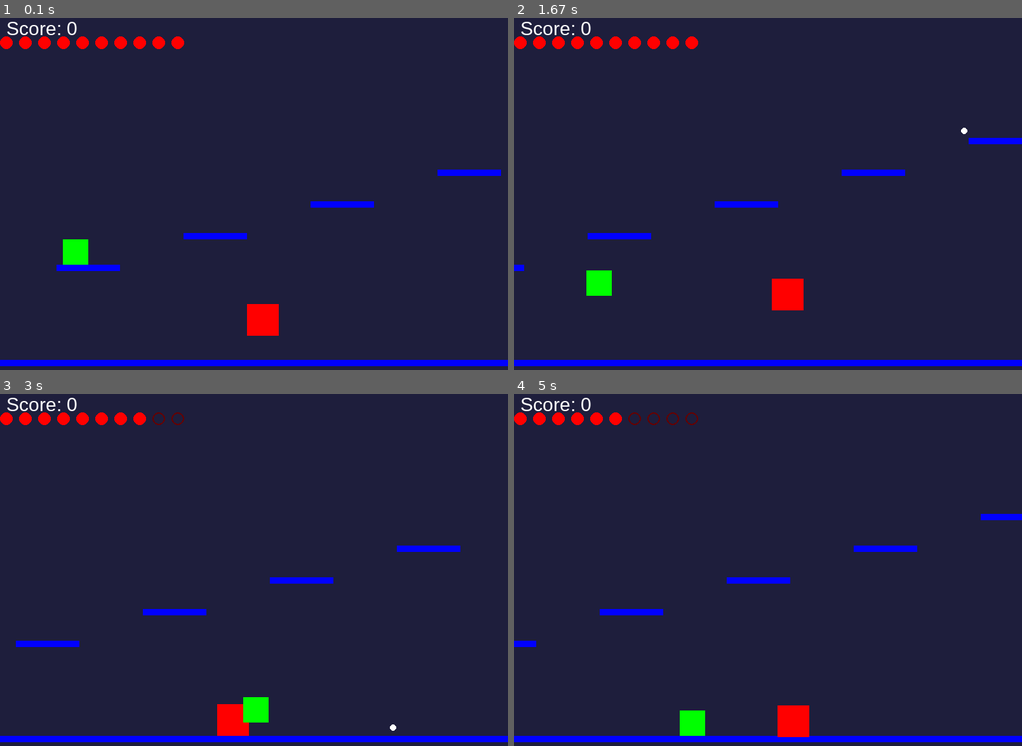
Above: before the commit, frames 1-4 (two rows, left to right).
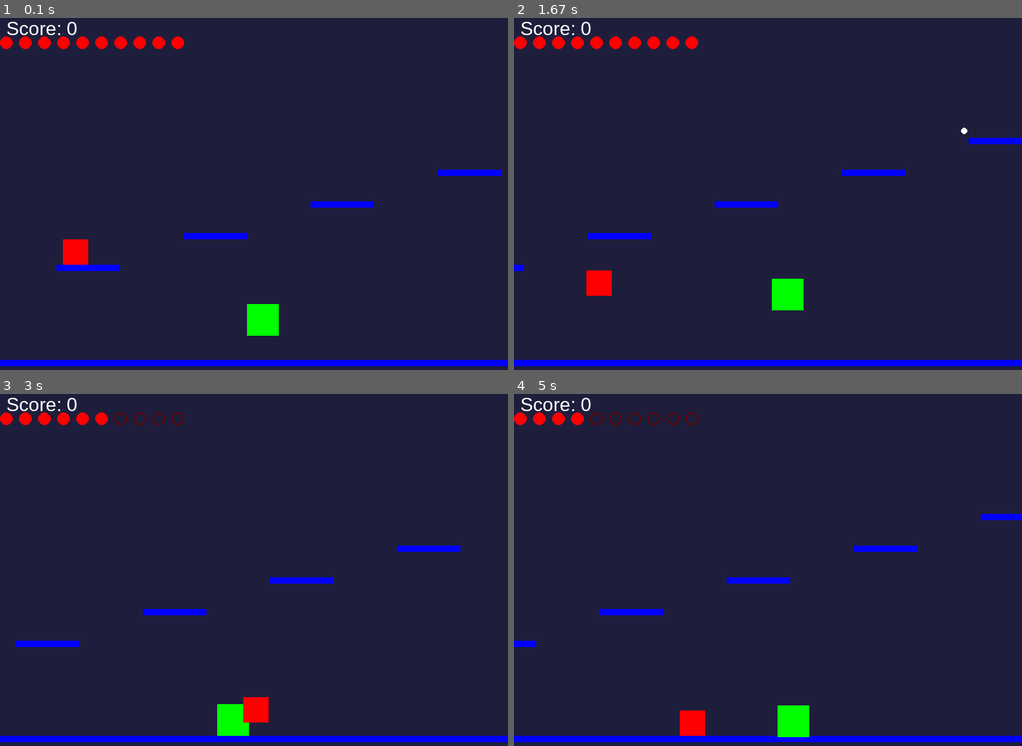
Above: after the commit, the same moments.

Repository: JalenBatten/bl-pygames
Game: pygame game, started from Galactic Quest/test.py
Same seed, same stepped clock (60 frames per second), same inputs: the game is played once before the commit and once after it.
Inputs (mouse positions are in pixels of both pictures, inside the frame that each line leads up to):
- Up to frame 1 (0.1 s): no input
- Up to frame 2 (1.67 s): hold D 0.33-0.8 s; move the mouse to (747, 218) at 0.37 s; click (930, 190) at 0.88 s; hold W 1.17-1.47 s; hold D from 1.5 s (still down)
- Up to frame 3 (3 s): release D at 1.97 s; hold A 2-2.53 s; hold A 2.57-2.97 s
- Up to frame 4 (5 s): hold W 3-3.37 s; hold D 3.4-4.03 s; hold A 4.07-4.53 s; hold D from 4.57 s (still down)

The runs differ from the first frame. In frame 1, 0.9% of the frame differs, in the area x 12-55%, y 62-91%; in frame 2, 0.9%; in frame 3, 1.0%; in frame 4, 1.1%, in the area x 15-59%, y 5-98%.

Commit message:
Galactic Quest 4-23-25

Diff:
--- a/Galactic Quest/test.py
+++ b/Galactic Quest/test.py
@@ -197,15 +197,13 @@
         if (e["rect"].x + e["rect"].width > cam_x and e["rect"].x < cam_x + WIDTH and
          e["rect"].y + e["rect"].height > cam_y and e["rect"].y < cam_y + HEIGHT):
 
-            # Check shooting cooldown
             if current_time - e["last_shot"] > 2500:  # Shoots every 2.5 seconds
                 ex, ey = e["rect"].center
                 angle = math.atan2(state["player_y"] - ey, state["player_x"] - ex)
                 vx = bullet_speed * math.cos(angle)
                 vy = bullet_speed * math.sin(angle)
-                state["bullets"].append([ex, ey, vx, vy, {"source": "enemy"}])
+                state["bullets"].append([ex, ey, vx, vy, "enemy"])  # ✅ Now it matches collision logic
                 e["last_shot"] = current_time
-
     for e in state["enemies"]:
         if e["rect"].colliderect(player_rect):
             if state["player_health"] > 0 and (pygame.time.get_ticks() - state["player_last_damage_time"] > damage_cooldown):
@@ -231,10 +229,10 @@
     screen.fill(DARK_BLUE)
     for p in platforms + [long_platform]:
         pygame.draw.rect(screen, BLUE, p.move(-cam_x, -cam_y))
-    pygame.draw.rect(screen, RED, player_rect.move(-cam_x, -cam_y))
-
-    for e in state["enemies"]:
-        pygame.draw.rect(screen, GREEN, e["rect"].move(-cam_x, -cam_y))
+    pygame.draw.rect(screen, GREEN, player_rect.move(-cam_x, -cam_y))
+
+    for e in state["enemies"]:
+        pygame.draw.rect(screen, RED, e["rect"].move(-cam_x, -cam_y))
 
     for b in state["bullets"]:
         pygame.draw.circle(screen, WHITE, (int(b[0] - cam_x), int(b[1] - cam_y)), 5)
Binary file added: Galactic Quest/Komii's Backgrounds (1).jpg
